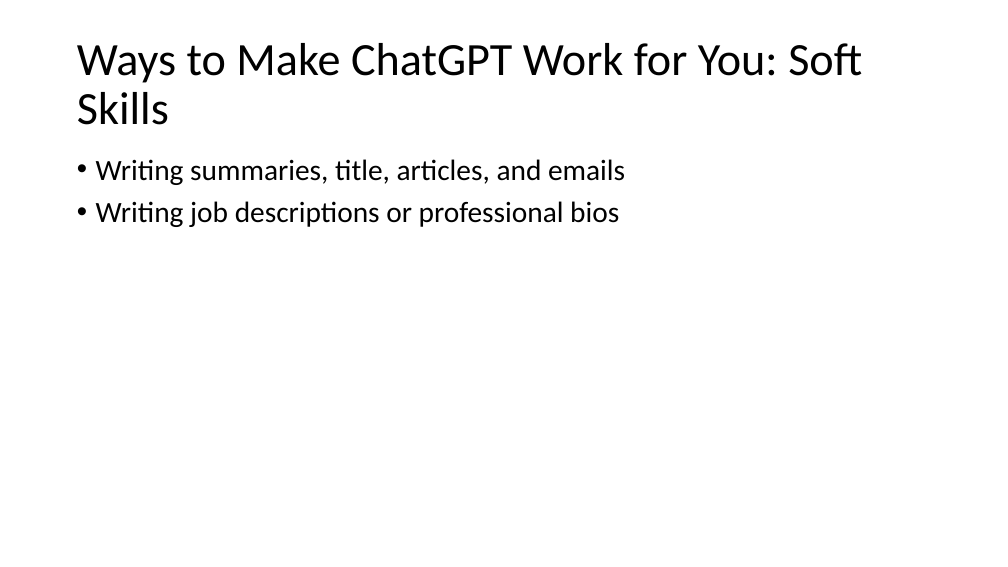
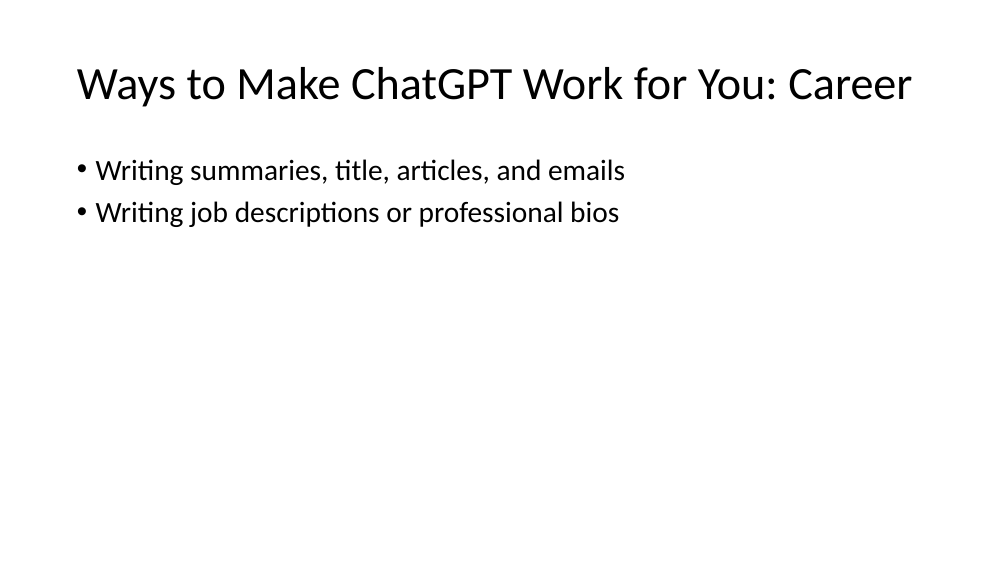
Before and after one commit to DavidGiard/Presentation-Slides, a slide deck: slide 7 of ChatGPT/ChatGPT.pptx (slide 6 before the commit). Drawn at 1008x567 pixels with LibreOffice and Linux fonts; fonts in the diff are those of the drawing. Boxes give left, top, right and bottom in pixels: in the first picture for what was removed or moved away, otherwise in the second. Text is boxed around its words. In the diff, an @@ line names an element or a change of style, - is before the commit and + after.

Commit message:
Update ChatGPT slides

```diff
--- a/ChatGPT/ChatGPT.pptx
+++ b/ChatGPT/ChatGPT.pptx
@@ title at (x1=77, y1=67, x2=912, y2=107): text changed @@
-Ways to Make ChatGPT Work for You: Soft Skills
+Ways to Make ChatGPT Work for You: Career
```
Also in this commit, not shown: 7 other slides changed, 1 slide added.
